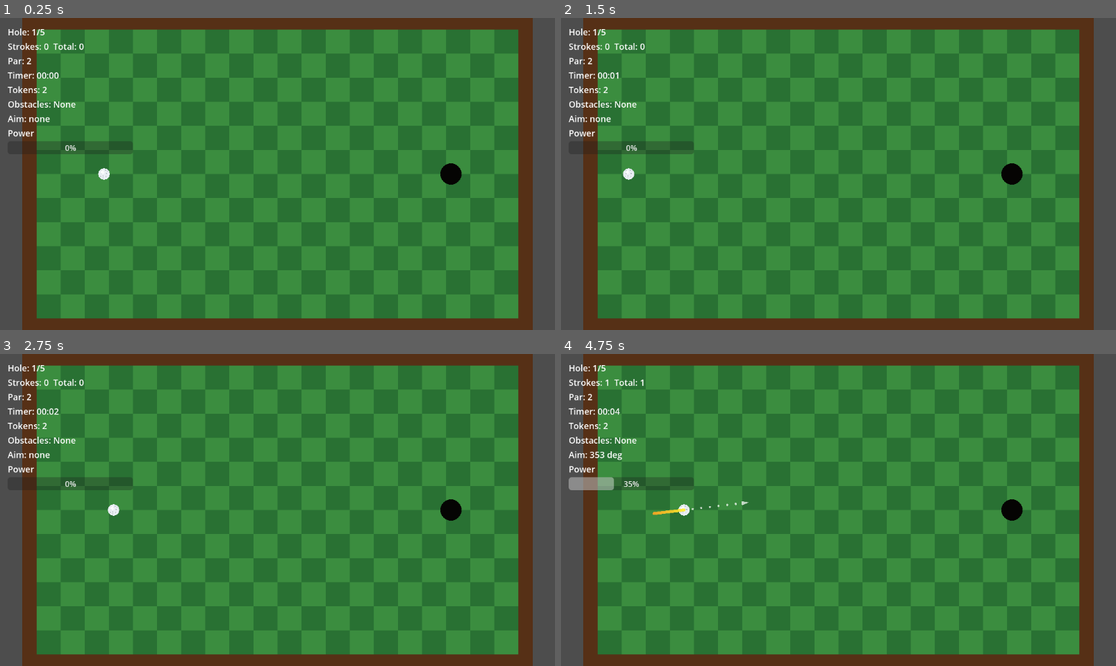
Above: before the commit, frames 1-4 (two rows, left to right).
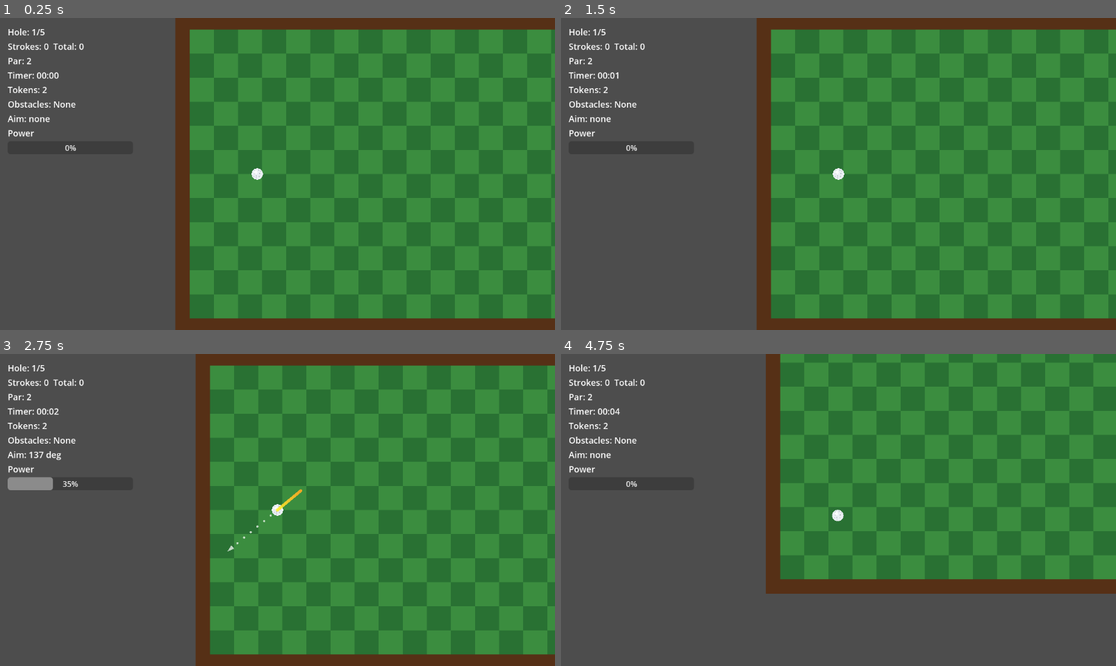
Above: after the commit, the same moments.

Repository: SirInfinite/a-stroke-of-luck
Game: Godot game, scene res://scenes/main.tscn
Two runs of this game, one before a commit and one after it. Both use one fixed random seed, a clock stepped at 60 frames per second and the inputs below.
Inputs (mouse positions are in pixels of both pictures, inside the frame that each line leads up to):
- Up to frame 1 (0.25 s): no input
- Up to frame 2 (1.5 s): tap Enter at 0.5 s; drag from (666, 174) to (1010, 174) at 0.52 s; drag from (727, 189) to (1010, 174) at 1.27 s
- Up to frame 3 (2.75 s): move the mouse to (333, 441) at 2.02 s; press the mouse at (333, 441) at 2.03 s; hold Right (ui_right) from 2.03 s (still down)
- Up to frame 4 (4.75 s): release Right (ui_right) at 2.75 s; release the mouse at (894, 441) at 2.75 s; drag from (810, 572) to (672, 463) at 2.77 s; move the mouse to (1005, 556) at 3.52 s; press the mouse at (1005, 556) at 3.53 s; hold Left (ui_left) 3.53-4.25 s; tap Space at 3.77 s; release the mouse at (1005, 556) at 4.25 s; drag from (672, 463) to (1010, 510) at 4.27 s

The runs differ from the first frame. In frame 1, 54% of the frame differs, in the area x 4-100%, y 0-100%; in frame 2, 80%; in frame 3, 81%, in the area x 1-100%, y 0-100%; in frame 4, 77%.

Commit message:
feat: add hazards (sand, water, wind)
Introduce hazard system and camera follow. Added hazard-related signals and sink_for_reset/_apply_hazard_sink in golf_ball.gd to handle ball sinking for resets and emit hazard_sink_finished. In main.gd: new constants for sand/wind behavior, per-level hazard definitions

Diff:
--- a/scripts/golf_ball.gd
+++ b/scripts/golf_ball.gd
@@ -2,6 +2,7 @@
 
 signal shot_finished
 signal sink_animation_finished
+signal hazard_sink_finished
 
 @export var max_impulse := 900.0
 @export var power_scale := 4.5
@@ -121,6 +122,10 @@
 	call_deferred("_apply_sink_to", hole_position)
 
 
+func sink_for_reset(hazard_position: Vector2) -> void:
+	call_deferred("_apply_hazard_sink", hazard_position)
+
+
 func _apply_sink_to(hole_position: Vector2) -> void:
 	if shot_in_progress:
 		_finish_shot()
@@ -141,6 +146,28 @@
 
 	visible = false
 	sink_animation_finished.emit()
+
+
+func _apply_hazard_sink(hazard_position: Vector2) -> void:
+	if shot_in_progress:
+		_finish_shot()
+
+	selected = false
+	sunk = true
+	freeze = true
+	linear_velocity = Vector2.ZERO
+	angular_velocity = 0.0
+	collision_shape.set_deferred("disabled", true)
+	_hide_previews()
+
+	var tween := create_tween()
+	tween.set_parallel(true)
+	tween.tween_property(self, "position", hazard_position, sink_animation_duration).set_trans(Tween.TRANS_QUAD).set_ease(Tween.EASE_OUT)
+	tween.tween_property(self, "scale", Vector2.ZERO, sink_animation_duration).set_trans(Tween.TRANS_QUAD).set_ease(Tween.EASE_IN)
+	await tween.finished
+
+	visible = false
+	hazard_sink_finished.emit()
 
 
 func can_shoot() -> bool:
--- a/scripts/main.gd
+++ b/scripts/main.gd
@@ -9,18 +9,25 @@
 const GREEN_DARKER := Color(0.161, 0.447, 0.201, 1.0)
 const BORDER_BROWN := Color(0.34, 0.19, 0.09)
 const STARTING_TOKENS := 2
+const SAND_DAMP := 12.0
+const SAND_ENTRY_SPEED_SCALE := 0.35
+const DIRECTION_PUSH_FORCE := 950.0
 
 const LEVELS := [
 	{
 		"start": Vector2(-360.0, 0.0),
 		"hole": Vector2(360.0, 0.0),
 		"par": 2,
+		"hazards": [],
 		"obstacles": []
 	},
 	{
 		"start": Vector2(-400.0, -180.0),
 		"hole": Vector2(400.0, 180.0),
 		"par": 3,
+		"hazards": [
+			{"type": "sand", "pos": Vector2(-180.0, -40.0), "size": Vector2(160.0, 120.0)}
+		],
 		"obstacles": [
 			{"pos": Vector2(0.0, 0.0), "size": Vector2(45.0, 320.0)}
 		]
@@ -29,6 +36,9 @@
 		"start": Vector2(-400.0, 200.0),
 		"hole": Vector2(400.0, -200.0),
 		"par": 4,
+		"hazards": [
+			{"type": "water", "pos": Vector2(0.0, 0.0), "size": Vector2(180.0, 140.0)}
+		],
 		"obstacles": [
 			{"pos": Vector2(-140.0, 20.0), "size": Vector2(45.0, 320.0)},
 			{"pos": Vector2(140.0, -20.0), "size": Vector2(45.0, 320.0)}
@@ -38,6 +48,10 @@
 		"start": Vector2(-430.0, 0.0),
 		"hole": Vector2(420.0, 0.0),
 		"par": 4,
+		"hazards": [
+			{"type": "direction", "pos": Vector2(-240.0, 0.0), "size": Vector2(110.0, 90.0), "direction": Vector2.RIGHT},
+			{"type": "sand", "pos": Vector2(220.0, -120.0), "size": Vector2(150.0, 110.0)}
+		],
 		"obstacles": [
 			{"pos": Vector2(-80.0, -140.0), "size": Vector2(260.0, 45.0)},
 			{"pos": Vector2(80.0, 140.0), "size": Vector2(260.0, 45.0)}
@@ -47,6 +61,11 @@
 		"start": Vector2(-430.0, -200.0),
 		"hole": Vector2(420.0, 200.0),
 		"par": 5,
+		"hazards": [
+			{"type": "water", "pos": Vector2(-260.0, 40.0), "size": Vector2(160.0, 130.0)},
+			{"type": "direction", "pos": Vector2(0.0, -150.0), "size": Vector2(120.0, 90.0), "direction": Vector2.DOWN},
+			{"type": "direction", "pos": Vector2(260.0, 70.0), "size": Vector2(120.0, 90.0), "direction": Vector2.RIGHT}
+		],
 		"obstacles": [
 			{"pos": Vector2(-160.0, -60.0), "size": Vector2(45.0, 300.0)},
 			{"pos": Vector2(20.0, 80.0), "size": Vector2(45.0, 300.0)},
@@ -61,7 +80,12 @@
 var tokens := STARTING_TOKENS
 var level_elapsed := 0.0
 var ball: RigidBody2D
+var camera: Camera2D
 var level_root: Node2D
+var normal_ball_linear_damp := 0.0
+var active_sand_tiles := 0
+var active_direction_pushes: Array[Vector2] = []
+var hazard_resetting := false
 var hole_label: Label
 var stroke_label: Label
 var par_label: Label
@@ -74,7 +98,6 @@
 
 
 func _ready() -> void:
-	get_viewport().size_changed.connect(_center_course)
 	_create_world()
 	_load_level(0)
 
@@ -82,7 +105,16 @@
 func _process(delta: float) -> void:
 	if not loading_next_level:
 		level_elapsed += delta
+	_center_camera_on_ball()
 	_update_status()
+
+
+func _physics_process(_delta: float) -> void:
+	if hazard_resetting:
+		return
+
+	for direction in active_direction_pushes:
+		ball.apply_central_force(direction * DIRECTION_PUSH_FORCE)
 
 
 func _input(event: InputEvent) -> void:
@@ -91,9 +123,16 @@
 
 
 func _create_world() -> void:
+	camera = Camera2D.new()
+	camera.enabled = true
+	camera.position_smoothing_enabled = true
+	camera.position_smoothing_speed = 8.0
+	add_child(camera)
+
 	ball = BALL_SCENE.instantiate()
 	ball.shot_finished.connect(_on_ball_shot_finished)
 	add_child(ball)
+	normal_ball_linear_damp = ball.linear_damp
 
 	var canvas_layer := CanvasLayer.new()
 	add_child(canvas_layer)
@@ -122,7 +161,7 @@
 	power_meter.custom_minimum_size = Vector2(220, 18)
 	hud.add_child(power_meter)
 
-	_center_course()
+	_center_camera_on_ball()
 
 
 func _load_level(next_index: int) -> void:
@@ -133,6 +172,11 @@
 	level_index = next_index % LEVELS.size()
 	strokes = 0
 	level_elapsed = 0.0
+	active_sand_tiles = 0
+	active_direction_pushes.clear()
+	hazard_resetting = false
+	if ball:
+		ball.linear_damp = normal_ball_linear_damp
 	level_root = Node2D.new()
 	level_root.name = "Level"
 	level_root.z_index = -1
@@ -142,6 +186,7 @@
 	_create_floor()
 	_create_bounds()
 	_create_hole(level.hole)
+	_create_hazards(level)
 
 	for obstacle in level.obstacles:
 		_create_box(obstacle.pos, obstacle.size, Color(0.45, 0.5, 0.55))
@@ -214,6 +259,72 @@
 	shape.radius = 28.0
 	collision.shape = shape
 	area.add_child(collision)
+
+
+func _create_hazards(level: Dictionary) -> void:
+	for hazard in level.hazards:
+		match hazard.type:
+			"sand":
+				_create_sand_tile(hazard.pos, hazard.size)
+			"water":
+				_create_water_tile(hazard.pos, hazard.size)
+			"direction":
+				_create_direction_tile(hazard.pos, hazard.size, hazard.direction.normalized())
+
+
+func _create_sand_tile(pos: Vector2, size: Vector2) -> void:
+	var area := _create_hazard_area("Sand", pos, size, Color(0.78, 0.62, 0.36, 0.95))
+	area.body_entered.connect(_on_sand_body_entered)
+	area.body_exited.connect(_on_sand_body_exited)
+
+
+func _create_water_tile(pos: Vector2, size: Vector2) -> void:
+	var area := _create_hazard_area("Water", pos, size, Color(0.35, 0.72, 0.95, 0.9))
+	area.body_entered.connect(_on_water_body_entered.bind(pos))
+
+
+func _create_direction_tile(pos: Vector2, size: Vector2, direction: Vector2) -> void:
+	var area := _create_hazard_area("Direction", pos, size, Color(0.52, 0.72, 0.62, 0.9))
+	area.set_meta("direction", direction)
+	area.body_entered.connect(_on_direction_body_entered.bind(area))
+	area.body_exited.connect(_on_direction_body_exited.bind(area))
+
+	var arrow := Line2D.new()
+	arrow.width = 5.0
+	arrow.default_color = Color(0.08, 0.18, 0.12, 0.95)
+	arrow.points = PackedVector2Array([-direction * 24.0, direction * 24.0])
+	area.add_child(arrow)
+
+	var head := Polygon2D.new()
+	head.position = direction * 24.0
+	head.rotation = direction.angle()
+	head.polygon = PackedVector2Array([
+		Vector2(12.0, 0.0),
+		Vector2(-8.0, -7.0),
+		Vector2(-8.0, 7.0)
+	])
+	head.color = Color(0.08, 0.18, 0.12, 0.95)
+	area.add_child(head)
+
+
+func _create_hazard_area(name: String, pos: Vector2, size: Vector2, color: Color) -> Area2D:
+	var area := Area2D.new()
+	area.name = name
+	area.position = pos
+	level_root.add_child(area)
+
+	var visual := Polygon2D.new()
+	visual.polygon = _rectangle_polygon(size)
+	visual.color = color
+	area.add_child(visual)
+
+	var collision := CollisionShape2D.new()
+	var shape := RectangleShape2D.new()
+	shape.size = size
+	collision.shape = shape
+	area.add_child(collision)
+
+	return area
 
 
 func _create_checkerboard(parent: Node2D) -> void:
@@ -241,6 +352,53 @@
 		tokens += _token_reward_for_score(strokes + 1, level.par)
 		await ball.sink_animation_finished
 		_load_level(level_index + 1)
+
+
+func _on_sand_body_entered(body: Node2D) -> void:
+	if body != ball or hazard_resetting:
+		return
+
+	active_sand_tiles += 1
+	ball.linear_velocity *= SAND_ENTRY_SPEED_SCALE
+	ball.linear_damp = SAND_DAMP
+
+
+func _on_sand_body_exited(body: Node2D) -> void:
+	if body != ball:
+		return
+
+	active_sand_tiles = maxi(active_sand_tiles - 1, 0)
+	if active_sand_tiles == 0:
+		ball.linear_damp = normal_ball_linear_damp
+
+
+func _on_water_body_entered(body: Node2D, water_position: Vector2) -> void:
+	if body != ball or hazard_resetting or loading_next_level:
+		return
+
+	hazard_resetting = true
+	active_sand_tiles = 0
+	active_direction_pushes.clear()
+	ball.linear_damp = normal_ball_linear_damp
+	ball.sink_for_reset(water_position)
+	await ball.hazard_sink_finished
+	var level: Dictionary = LEVELS[level_index]
+	ball.reset_to(level.start)
+	hazard_resetting = false
+
+
+func _on_direction_body_entered(body: Node2D, area: Area2D) -> void:
+	if body != ball or hazard_resetting:
+		return
+
+	active_direction_pushes.append(area.get_meta("direction"))
+
+
+func _on_direction_body_exited(body: Node2D, area: Area2D) -> void:
+	if body != ball:
+		return
+
+	active_direction_pushes.erase(area.get_meta("direction"))
 
 
 func _on_ball_shot_finished() -> void:
@@ -301,8 +459,9 @@
 	return 0
 
 
-func _center_course() -> void:
-	position = get_viewport_rect().size / 2.0
+func _center_camera_on_ball() -> void:
+	if camera and ball:
+		camera.global_position = ball.global_position
 
 
 func _circle_polygon(radius: float, segments := 32) -> PackedVector2Array:
